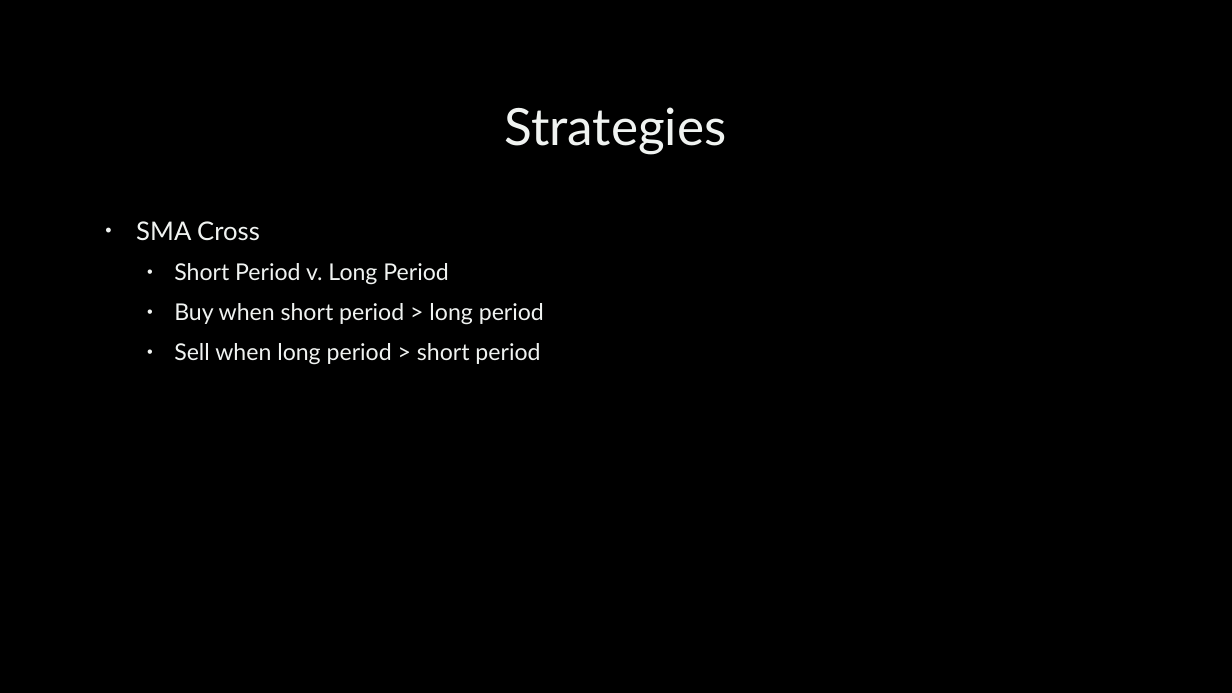
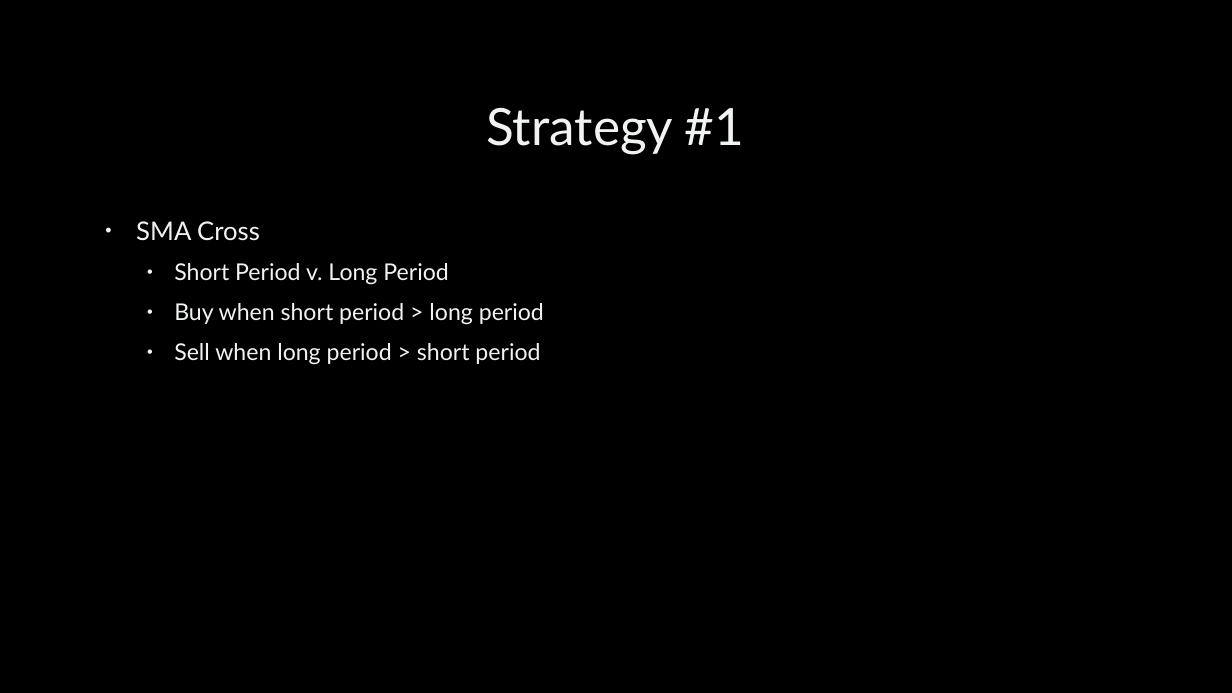
Before and after one commit to enisaras/RLOnEquities-Research, a slide deck: slide 3 of presentations/Week3_Financial.pptx. Drawn at 1232x693 pixels with LibreOffice and Linux fonts; fonts in the diff are those of the drawing; background and template pictures are left out. Boxes give left, top, right and bottom in pixels: in the first picture for what was removed or moved away, otherwise in the second. Text is boxed around its words. In the diff, an @@ line names an element or a change of style, - is before the commit and + after.

```diff
--- a/presentations/Week3_Financial.pptx
+++ b/presentations/Week3_Financial.pptx
@@ title at (486, 108, 745, 155): text changed @@
-Strategies
+Strategy #1
```
Also in this commit, not shown: 1 other slide changed, 3 slides added, 2 slides removed, 1 other file.
